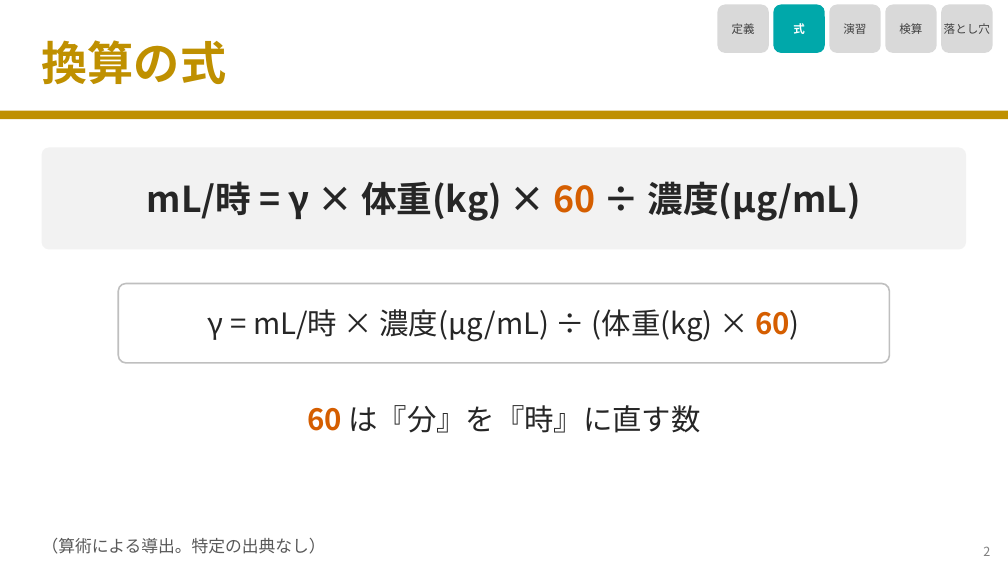
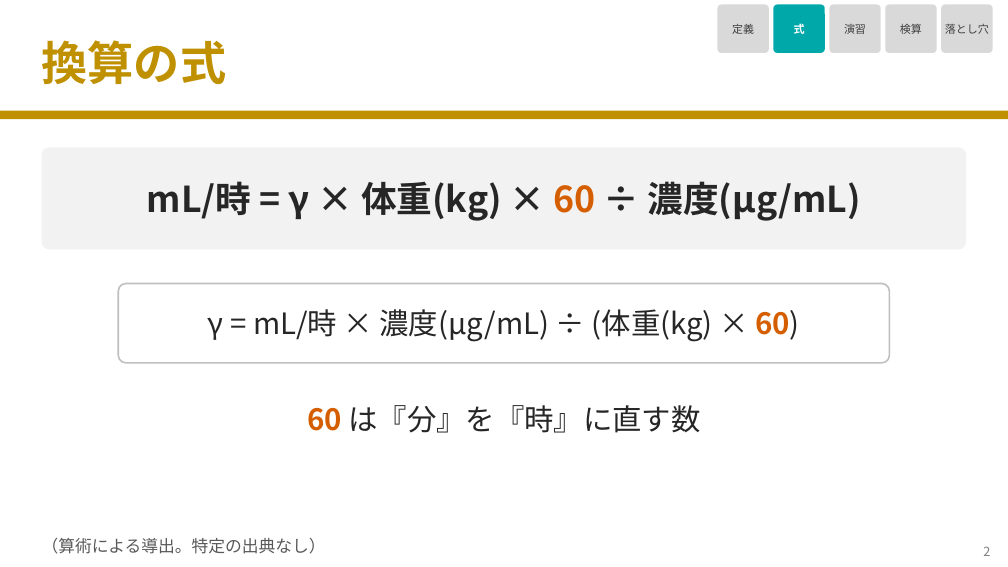
Before and after one commit to nobumitsu-3141/Anes-lecture, a slide deck: slide 3 of slides/3-10_gamma_calculation/3-10_gamma_calculation.pptx. Drawn at 1008x567 pixels with LibreOffice and Linux fonts; fonts in the diff are those of the drawing. Boxes give left, top, right and bottom in pixels: in the first picture for what was removed or moved away, otherwise in the second. Text is boxed around its words. In the diff, an @@ line names an element or a change of style, - is before the commit and + after.

```diff
--- a/slides/3-10_gamma_calculation/3-10_gamma_calculation.pptx
+++ b/slides/3-10_gamma_calculation/3-10_gamma_calculation.pptx
@@ size 11 to 10.5 pt; proportions changed in 5 elements at box(718, 5, 769, 53), box(774, 5, 825, 53), box(830, 5, 881, 53), box(885, 5, 937, 53), box(941, 5, 993, 53) @@
```
Also in this commit, not shown: 9 other slides changed, 3 other files.
